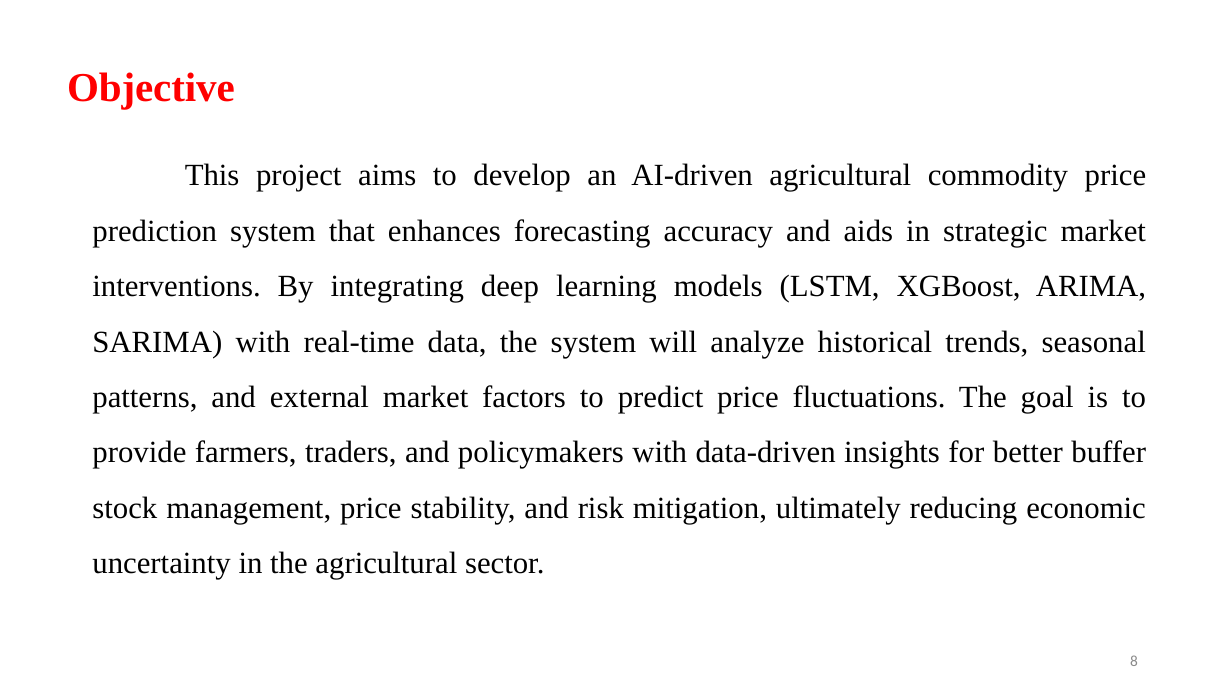
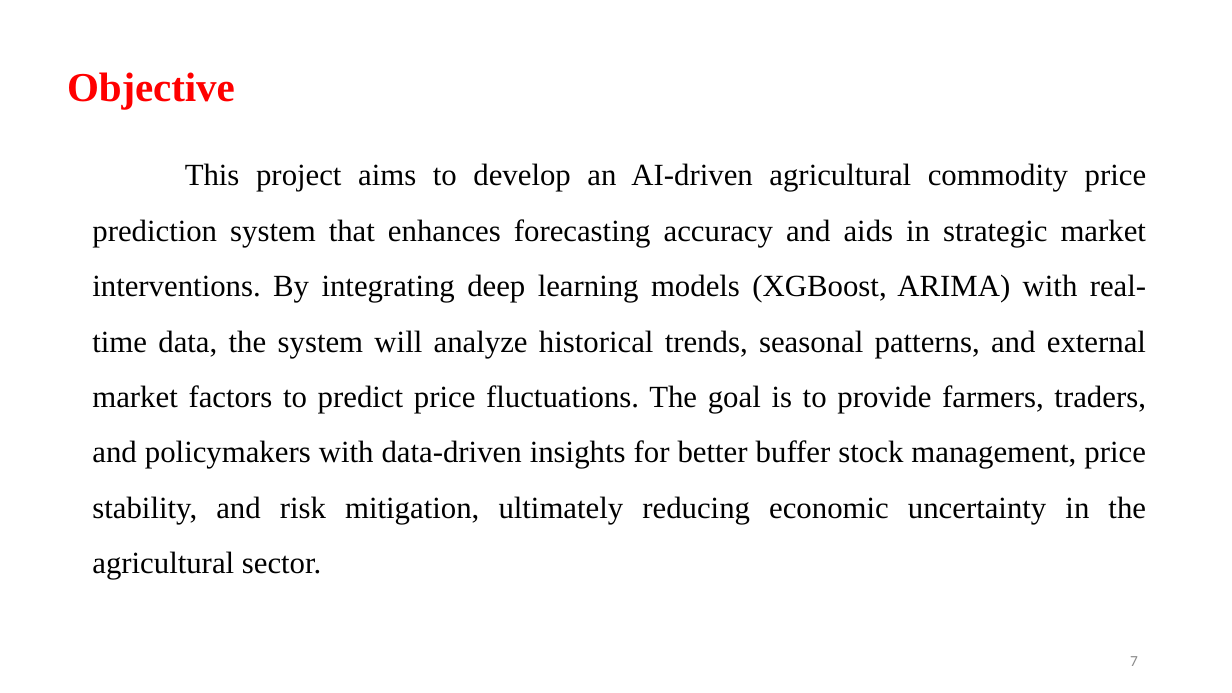
Before and after one commit to Aashif786/Price-Prediction-Model-for-Agricultural-Products, a slide deck: slide 7 of ppts/2.pptx (slide 8 before the commit). Drawn at 1232x693 pixels with LibreOffice and Linux fonts; fonts in the diff are those of the drawing; background and template pictures are left out. Boxes give left, top, right and bottom in pixels: in the first picture for what was removed or moved away, otherwise in the second. Text is boxed around its words. In the diff, an @@ line names an element or a change of style, - is before the commit and + after.

```diff
--- a/ppts/2.pptx
+++ b/ppts/2.pptx
@@ text at (92, 163, 1146, 579): text changed @@
-This project aims to develop an AI-driven agricultural commodity price prediction system that enhances forecasting accuracy and aids in strategic market interventions. By integrating deep learning models (LSTM, XGBoost, ARIMA, SARIMA) with real-time data, the system will analyze historical trends, seasonal patterns, and external market factors to predict price fluctuations. The goal is to provide farmers, traders, and policymakers with data-driven insights for better buffer stock management, price stability, and risk mitigation, ultimately reducing economic uncertainty in the agricultural sector.
+This project aims to develop an AI-driven agricultural commodity price prediction system that enhances forecasting accuracy and aids in strategic market interventions. By integrating deep learning models (XGBoost, ARIMA) with real-time data, the system will analyze historical trends, seasonal patterns, and external market factors to predict price fluctuations. The goal is to provide farmers, traders, and policymakers with data-driven insights for better buffer stock management, price stability, and risk mitigation, ultimately reducing economic uncertainty in the agricultural sector.
@@ page number at (1130, 656, 1138, 666): text changed @@
-8
+7
```
Also in this commit, not shown: 4 other slides changed, 2 slides added, 1 slide removed, 28 other files.
